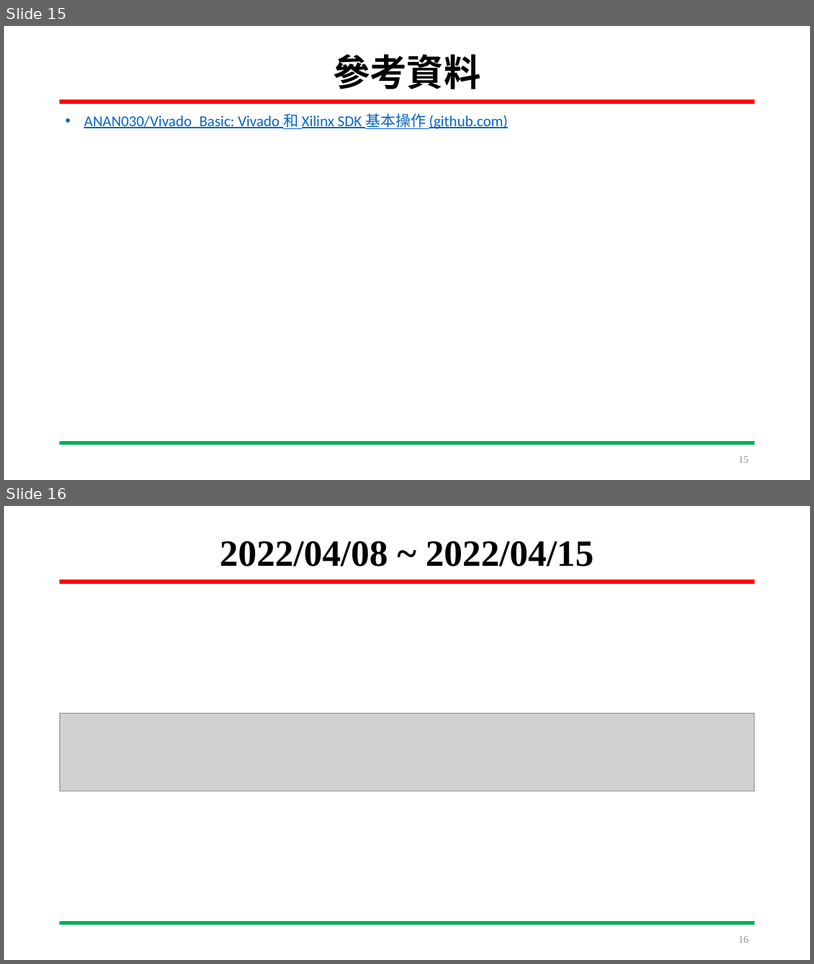
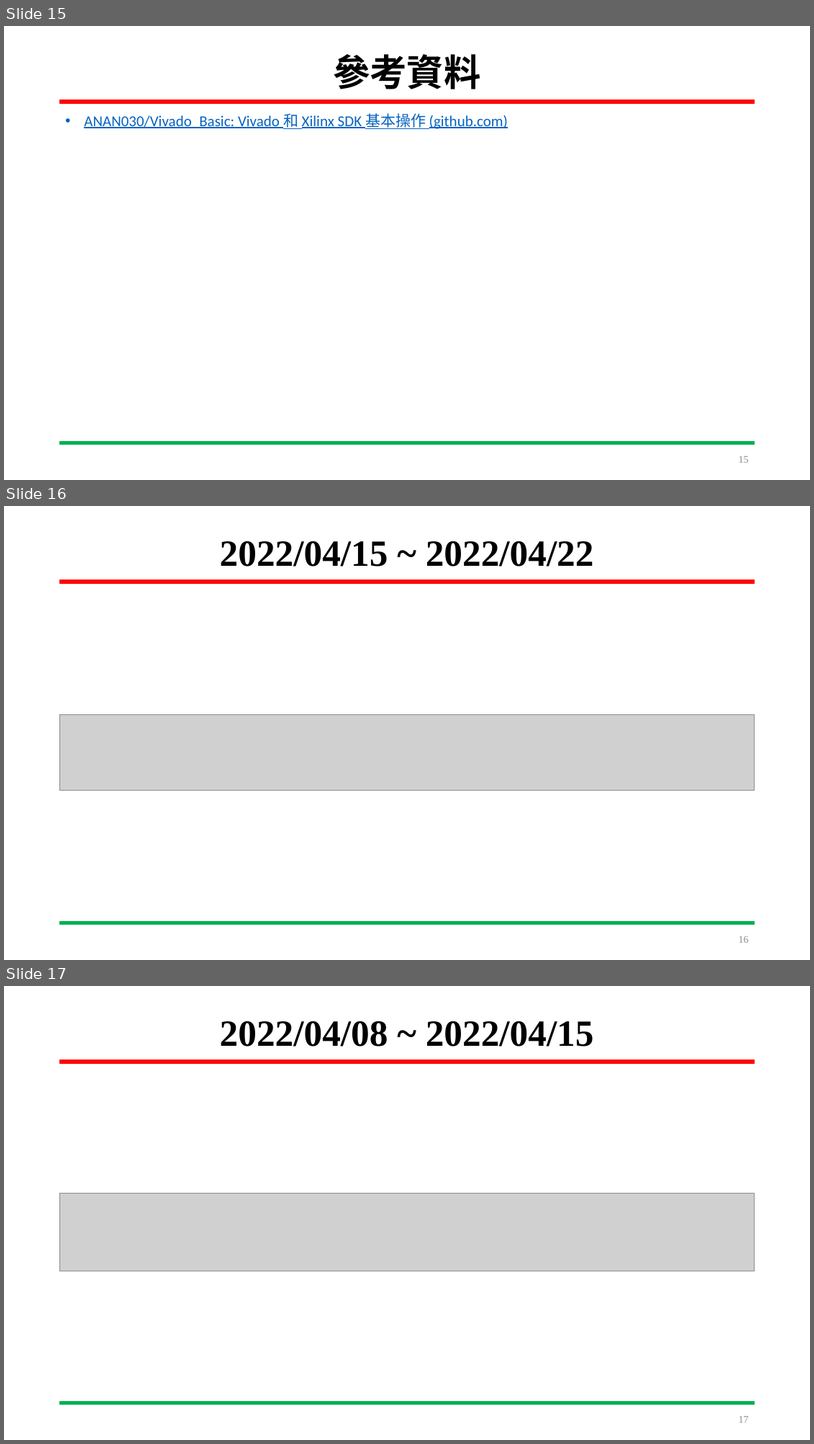
Before and after one commit to LIAO-YANXIANG/SYSTEM-ON-CHIP-DESIGN, a slide deck: DevelopmentLog/Pingpong.pptx. Shown one above the other, each under a label of ours: slides 15 and 16 before the commit, slides 15, 16 and 17 after it. The pictures are 814x964 and 814x1444 pixels, drawn with LibreOffice and Linux fonts; fonts in the diff are those of the drawing; grey boxes stand for pictures. Boxes give left, top, right and bottom in pixels: in the first picture for what was removed or moved away, otherwise in the second. Text is boxed around its words. In the diff, an @@ line names an element or a change of style, - is before the commit and + after.

```diff
--- a/DevelopmentLog/Pingpong.pptx
+++ b/DevelopmentLog/Pingpong.pptx
@@ slide 16 added at (4,506,810,960), background #FFFFFF; not listed: 2 template elements that a slide beside it also shows @@
@@ title added at (220,541,594,566), 44 pt, text #000000, bold @@
+2022/04/15 ~ 2022/04/22
@@ picture added at (59,714,756,790) @@
@@ page number added at (739,936,749,942), 12 pt, text #8C8C8C @@
+16
@@ what was slide 16 is now slide 17 @@
@@ page number at (739,1416,749,1422): text changed @@
-16
+17
```
Also in this commit, not shown: 1 other file.
